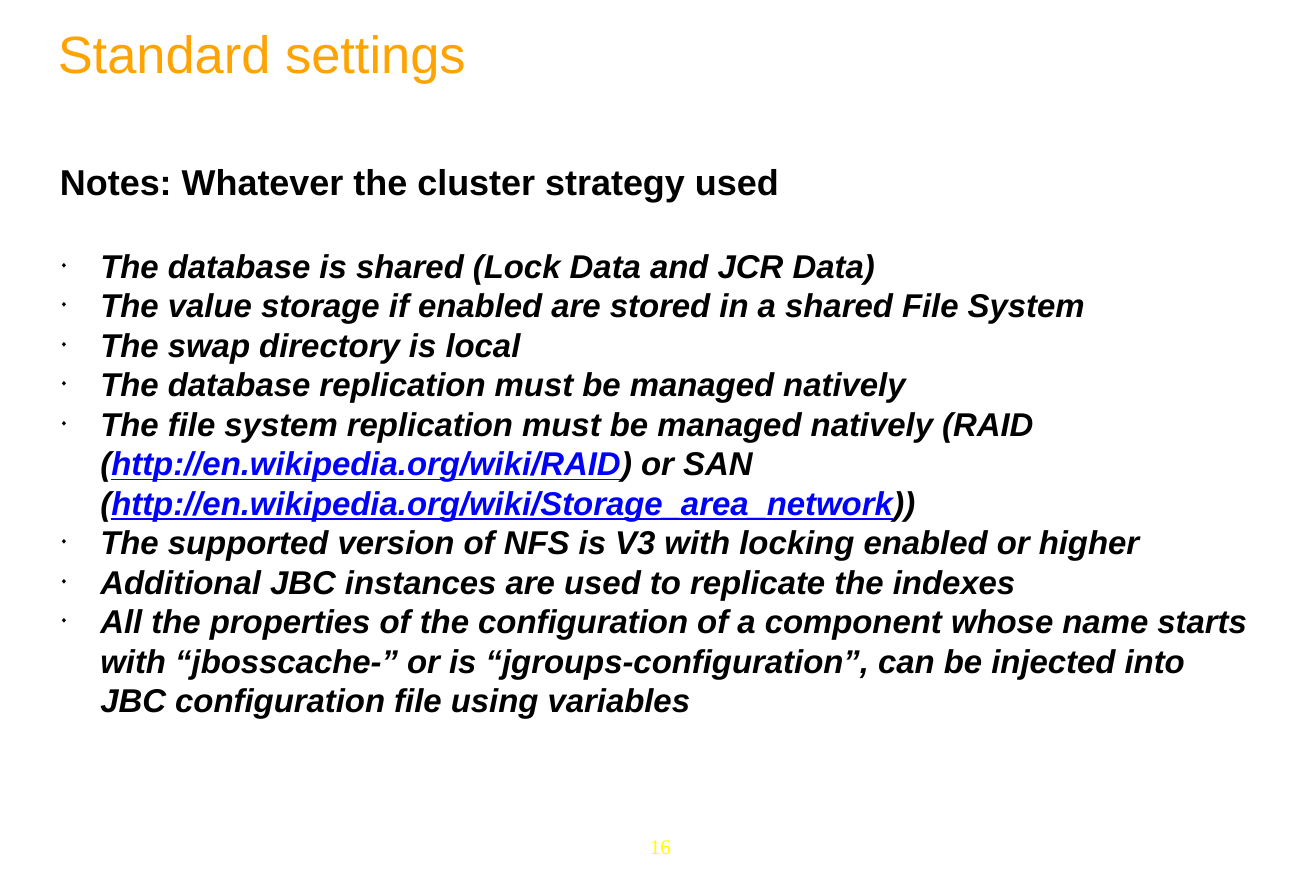
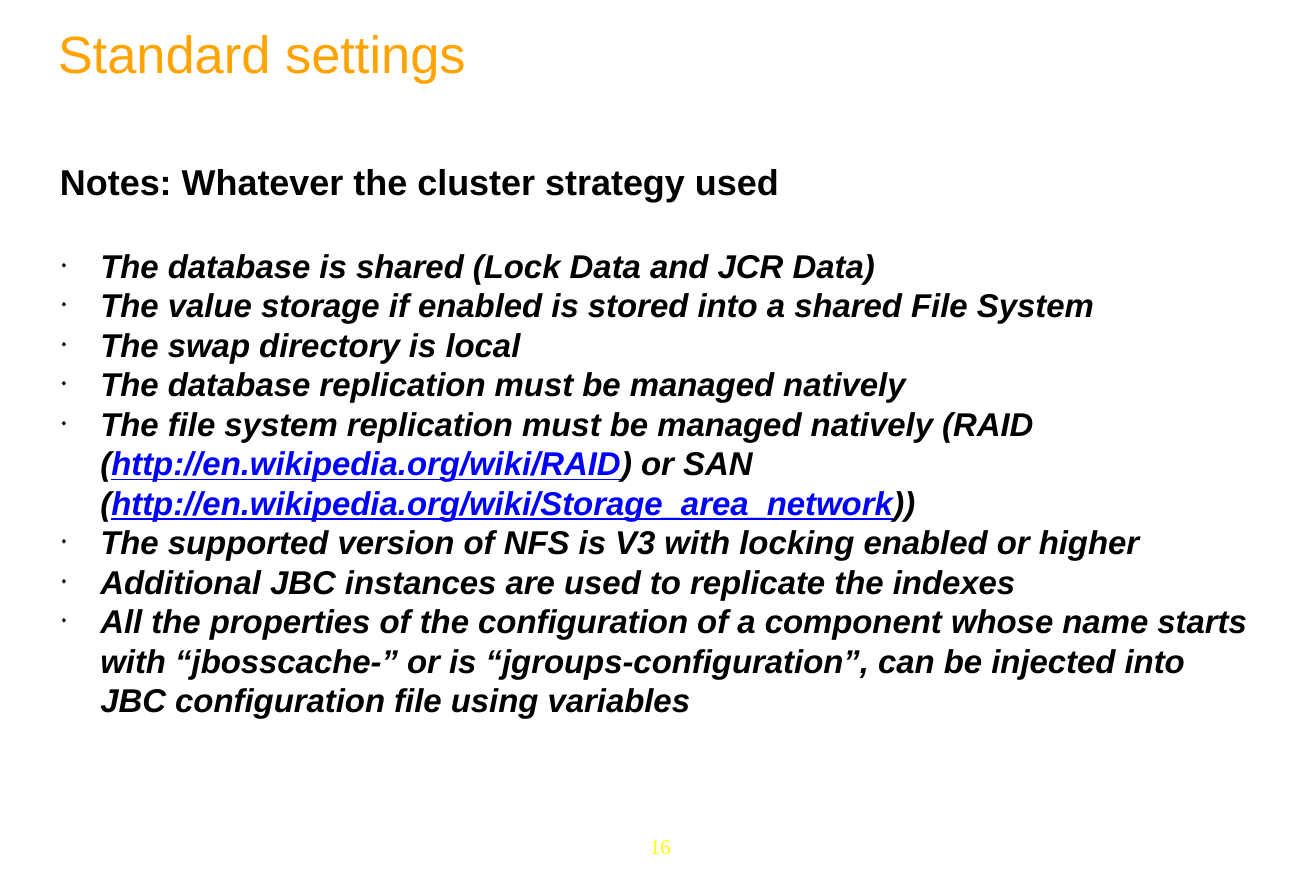
Before and after one commit to anhvurz90/training, a slide deck: slide 16 of JPP6-JCR/Day-5.pptx. Drawn at 1316x891 pixels with LibreOffice and Linux fonts; fonts in the diff are those of the drawing; background and template pictures are left out. Boxes give left, top, right and bottom in pixels: in the first picture for what was removed or moved away, otherwise in the second. Text is boxed around its words. In the diff, an @@ line names an element or a change of style, - is before the commit and + after.

```diff
--- a/JPP6-JCR/Day-5.pptx
+++ b/JPP6-JCR/Day-5.pptx
@@ text at <box>100,293,1094,324</box>: text changed @@
-◆ The value storage if enabled are stored in a shared File System
+◆ The value storage if enabled is stored into a shared File System
```
Also in this commit, not shown: 3 other slides changed.
